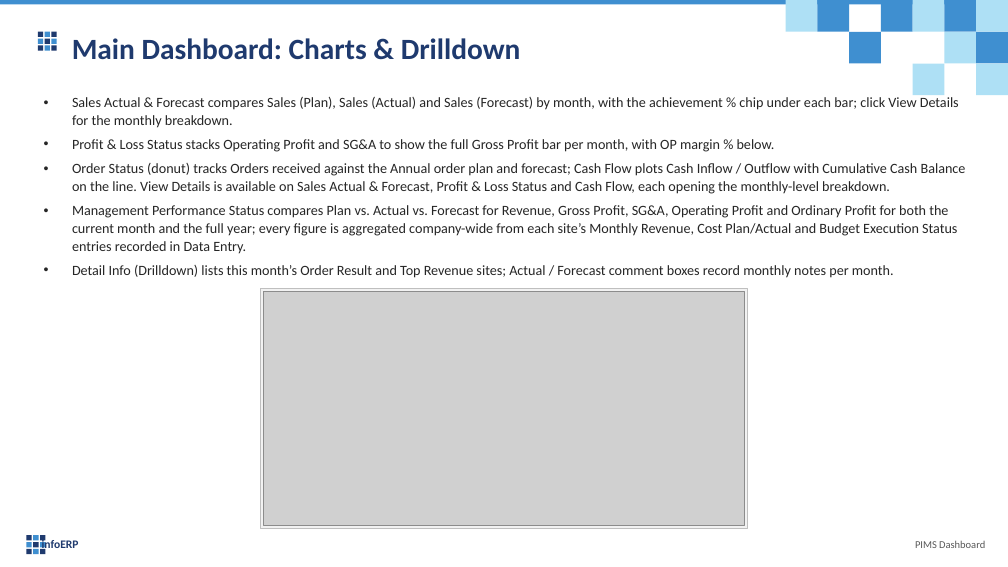
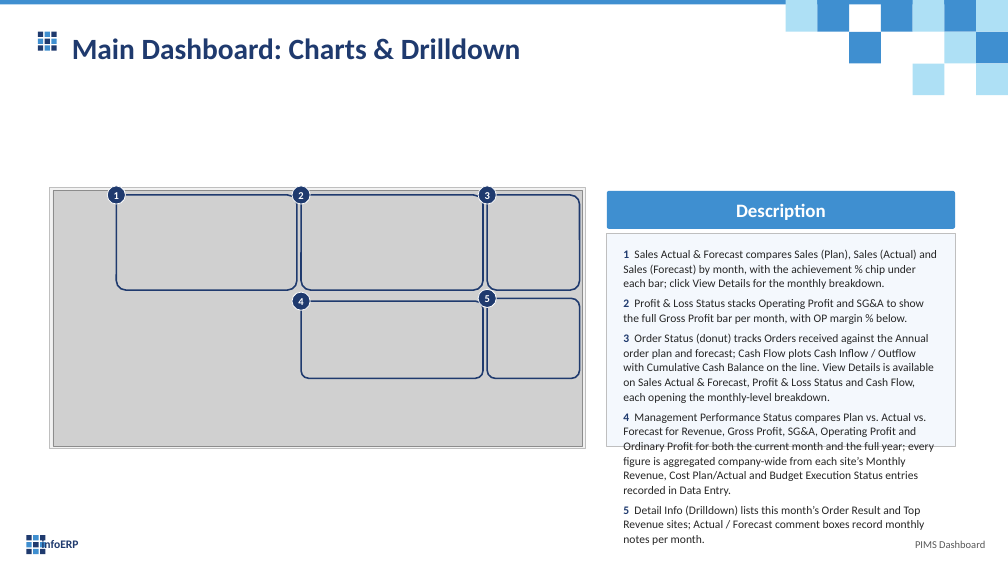
Before and after one commit to truongCLT/PIMS-DASHBOARD, a slide deck: slide 5 of docs/PIMS_Dashboard_User_Guide_V1.pptx. Drawn at 1008x567 pixels with LibreOffice and Linux fonts; fonts in the diff are those of the drawing; grey boxes stand for pictures. Boxes give left, top, right and bottom in pixels: in the first picture for what was removed or moved away, otherwise in the second. Text is boxed around its words. In the diff, an @@ line names an element or a change of style, - is before the commit and + after.

```diff
--- a/docs/PIMS_Dashboard_User_Guide_V1.pptx
+++ b/docs/PIMS_Dashboard_User_Guide_V1.pptx
@@ rectangle: place and size @@
-rectangle at [261, 288, 748, 529]
+rectangle at [50, 188, 585, 448]
@@ picture: place and size @@
-picture at [264, 291, 745, 526]
+picture at [53, 191, 582, 445]
@@ ellipse added at [107, 186, 126, 204], fill #1F3A6E, outline #FFFFFF 0.75 pt, 10 pt, text #FFFFFF, bold @@
+1
@@ rounded rectangle added at [116, 195, 297, 290], outline #1F3A6E 1.5 pt @@
@@ ellipse added at [292, 186, 310, 204], fill #1F3A6E, outline #FFFFFF 0.75 pt, 10 pt, text #FFFFFF, bold @@
+2
@@ rounded rectangle added at [301, 195, 483, 290], outline #1F3A6E 1.5 pt @@
@@ ellipse added at [478, 186, 496, 204], fill #1F3A6E, outline #FFFFFF 0.75 pt, 10 pt, text #FFFFFF, bold @@
+3
@@ rounded rectangle added at [487, 195, 579, 290], outline #1F3A6E 1.5 pt @@
@@ rounded rectangle added at [607, 191, 956, 228], fill #3F8FD0, 18 pt, text #FFFFFF, bold @@
+Description
@@ rectangle added at [607, 234, 956, 446], fill #F4F8FD, outline #BFBFBF 0.75 pt @@
@@ text at [623, 249, 937, 545]: text changed; size 13.5 to 11 pt @@
-• Sales Actual & Forecast compares Sales (Plan), Sales (Actual) and Sales (Forecast) by month, with the achievement % chip under each bar; click View Details for the monthly breakdown.
-• Profit & Loss Status stacks Operating Profit and SG&A to show the full Gross Profit bar per month, with OP margin % below.
-• Order Status (donut) tracks Orders received against the Annual order plan and forecast; Cash Flow plots Cash Inflow / Outflow with Cumulative Cash Balance on the line. View Details is available on Sales Actual & Forecast, Profit & Loss Status and Cash Flow, each opening the monthly-level breakdown.
-• Management Performance Status compares Plan vs. Actual vs. Forecast for Revenue, Gross Profit, SG&A, Operating Profit and Ordinary Profit for both the current month and the full year; every figure is aggregated company-wide from each site’s Monthly Revenue, Cost Plan/Actual and Budget Execution Status entries recorded in Data Entry.
-• Detail Info (Drilldown) lists this month’s Order Result and Top Revenue sites; Actual / Forecast comment boxes record monthly notes per month.
+1 Sales Actual & Forecast compares Sales (Plan), Sales (Actual) and Sales (Forecast) by month, with the achievement % chip under each bar; click View Details for the monthly breakdown.
+2 Profit & Loss Status stacks Operating Profit and SG&A to show the full Gross Profit bar per month, with OP margin % below.
+3 Order Status (donut) tracks Orders received against the Annual order plan and forecast; Cash Flow plots Cash Inflow / Outflow with Cumulative Cash Balance on the line. View Details is available on Sales Actual & Forecast, Profit & Loss Status and Cash Flow, each opening the monthly-level breakdown.
+4 Management Performance Status compares Plan vs. Actual vs. Forecast for Revenue, Gross Profit, SG&A, Operating Profit and Ordinary Profit for both the current month and the full year; every figure is aggregated company-wide from each site’s Monthly Revenue, Cost Plan/Actual and Budget Execution Status entries recorded in Data Entry.
+5 Detail Info (Drilldown) lists this month’s Order Result and Top Revenue sites; Actual / Forecast comment boxes record monthly notes per month.
@@ ellipse added at [292, 292, 310, 310], fill #1F3A6E, outline #FFFFFF 0.75 pt, 10 pt, text #FFFFFF, bold @@
+4
@@ ellipse added at [478, 290, 496, 308], fill #1F3A6E, outline #FFFFFF 0.75 pt, 10 pt, text #FFFFFF, bold @@
+5
@@ rounded rectangle added at [487, 299, 579, 379], outline #1F3A6E 1.5 pt @@
@@ rounded rectangle added at [301, 301, 483, 378], outline #1F3A6E 1.5 pt @@
```
Also in this commit, not shown: 29 other slides changed, 2 other files.
